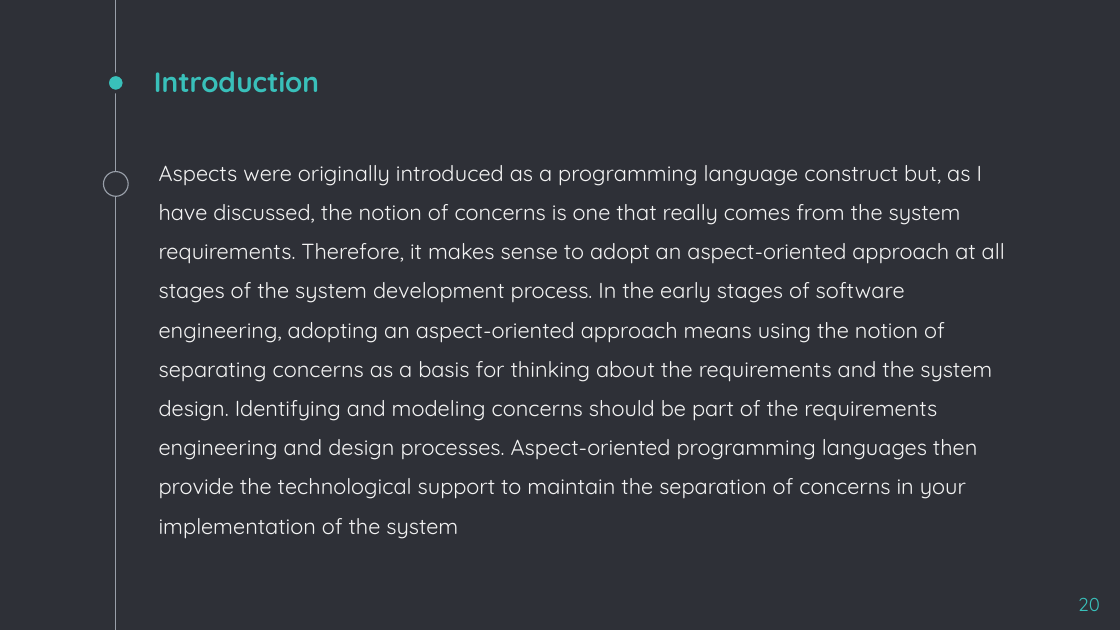
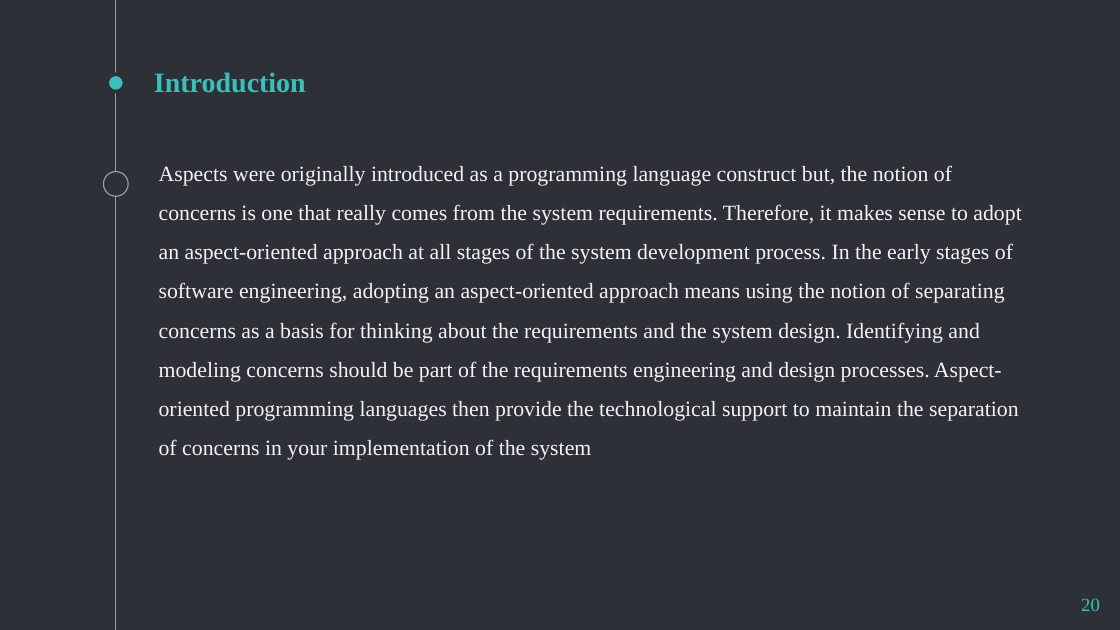
Before and after one commit to amirjani/methodology-confress, a slide deck: slide 20 of Aspect-Oriented-Software-Development.pptx. Drawn at 1120x630 pixels with LibreOffice and Linux fonts; fonts in the diff are those of the drawing. Boxes give left, top, right and bottom in pixels: in the first picture for what was removed or moved away, otherwise in the second. Text is boxed around its words. In the diff, an @@ line names an element or a change of style, - is before the commit and + after.

Commit message:
feature: message model

```diff
--- a/Aspect-Oriented-Software-Development.pptx
+++ b/Aspect-Oriented-Software-Development.pptx
@@ title "Introduction" at (x1=154, y1=72, x2=306, y2=93): font Quicksand to Times New Roman @@
@@ text at (x1=159, y1=165, x2=1021, y2=460): text changed; font Quicksand to Times New Roman @@
-Aspects were originally introduced as a programming language construct but, as I have discussed, the notion of concerns is one that really comes from the system requirements. Therefore, it makes sense to adopt an aspect-oriented approach at all stages of the system development process. In the early stages of software engineering, adopting an aspect-oriented approach means using the notion of separating concerns as a basis for thinking about the requirements and the system design. Identifying and modeling concerns should be part of the requirements engineering and design processes. Aspect-oriented programming languages then provide the technological support to maintain the separation of concerns in your implementation of the system
+Aspects were originally introduced as a programming language construct but, the notion of concerns is one that really comes from the system requirements. Therefore, it makes sense to adopt an aspect-oriented approach at all stages of the system development process. In the early stages of software engineering, adopting an aspect-oriented approach means using the notion of separating concerns as a basis for thinking about the requirements and the system design. Identifying and modeling concerns should be part of the requirements engineering and design processes. Aspect-oriented programming languages then provide the technological support to maintain the separation of concerns in your implementation of the system
@@ page number at (x1=1081, y1=598, x2=1100, y2=611): font Quicksand to Times New Roman @@
```
Also in this commit, not shown: 19 other slides changed, 6 slides added, 1 slide removed, 7 other files.
